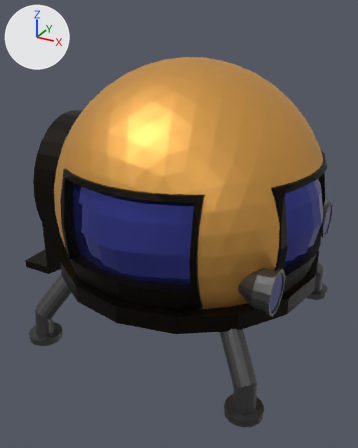
The FBX model Assets/Model/Tauchboot.fbx: old version first, new version second.
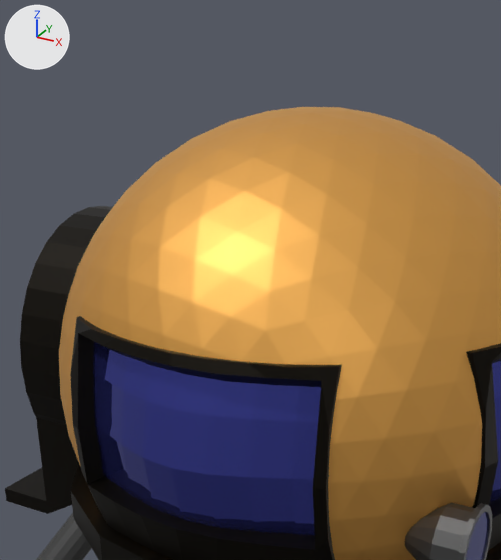
Old and new are each drawn whole from a 50 mm lens placed at (6.51, -12.54, 9.34), pointed at (-0.21, -0.33, 3.24) and again close up on the part from 6% to 81% of the width and 0% to 67% of the height. Every picture has the same lights, and +X, +Y and +Z are marked at upper left. Where no turn or scale is listed for an object, it has been applied to the vertices.

The scene before the commit, as lines of its bpy script (objects in view):
```python
me_cube_008 = bpy.data.meshes.new('Cube.008')
me_cube_008.from_pydata(...)  # 48 vertices, 46 faces; spans x -1.0..1.0, y -1.8..1.8, z -0.25..1.71
me_cube_008.materials.append(mat_material_002)  # black #151109
me_cylinder_004 = bpy.data.meshes.new('Cylinder.004')
me_cylinder_004.from_pydata(...)  # 80 vertices, 66 faces; spans x -0.5..1.14, y -0.5..1.27, z -0.1..2.48
me_cylinder_004.materials.append(mat_material_003)  # dark grey #5f5f5f
me_cylinder_007 = bpy.data.meshes.new('Cylinder.007')
me_cylinder_007.from_pydata(...)  # 112 vertices, 98 faces; spans x -0.689..0.201, y -0.581..0.581, z -0.581..0.581
me_cylinder_007.materials.append(mat_material_003)  # dark grey #5f5f5f
ob_fuss3 = bpy.data.objects.new('Fuss3', me_cylinder_004)
ob_fuss3.location = (-3.3, -3.3, 0.0)
ob_licht_rechts = bpy.data.objects.new('Licht-Rechts', me_cylinder_007)
ob_licht_rechts.location = (3.45, -2.5, 3.1)
ob_tritt = bpy.data.objects.new('Tritt', me_cube_008)
ob_tritt.location = (-4.43, 0.0, 1.32)
# also in view: 'Licht1' at (3.6, -2.5, 3.1); 'Corpusrahmen' at (0.0, 0.0, 2.18); 'Tuerrahmen' at (-3.55, 0.0, 3.94); 'Fensterrahmen1' at (0.0, -3.27, 4.0); 'Scheibe2' at (3.02, 0.0, 4.0)
```
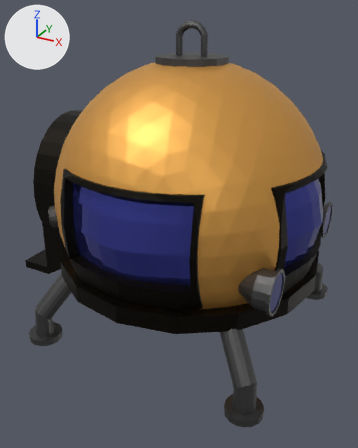
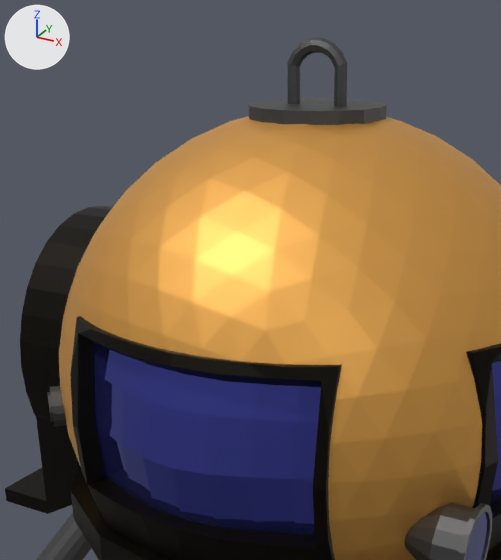
Edits to the scene script, one JSON object a line:
```json
{"op": "add", "block": "me_cylinder", "code": ["me_cylinder = bpy.data.meshes.new('Cylinder')", "me_cylinder.from_pydata(...)  # a 16-sided cylinder along z spanning x -1.0..1.0, y -1.0..1.0, z -0.1..0.1", "me_cylinder.materials.append(mat_material_003)  # dark grey #5f5f5f"]}
{"op": "add", "block": "me_torus_001", "code": ["me_torus_001 = bpy.data.meshes.new('Torus.001')", "me_torus_001.from_pydata(...)  # 144 vertices, 144 faces; spans x -0.47..0.47, y -0.1..0.1, z -0.701..0.674", "me_torus_001.materials.append(mat_material_003)  # dark grey #5f5f5f"]}
{"op": "add", "block": "me_cylinder_006", "code": ["me_cylinder_006 = bpy.data.meshes.new('Cylinder.006')", "me_cylinder_006.from_pydata(...)  # 96 vertices, 82 faces; spans x -0.283..0.283, y -0.283..0.283, z -0.3..0.3", "me_cylinder_006.materials.append(mat_material_003)  # dark grey #5f5f5f"]}
{"op": "add", "block": "ob_cylinder", "code": ["ob_cylinder = bpy.data.objects.new('Cylinder', me_cylinder)", "ob_cylinder.location = (0.0, 0.0, 8.01)"]}
{"op": "add", "block": "ob_torus", "code": ["ob_torus = bpy.data.objects.new('Torus', me_torus_001)", "ob_torus.location = (0.0, 0.0, 8.32)"]}
{"op": "add", "block": "ob_cylinder_001", "code": ["ob_cylinder_001 = bpy.data.objects.new('Cylinder.001', me_cylinder_006)", "ob_cylinder_001.location = (-2.84, -2.87, 3.89)"]}
```

Boxes [x1, y1, x2, y2] around the edits, measured in the close-ups (501 x 560 px):
```json
{"object": "Cylinder", "change": "added", "after": [248, 98, 387, 125]}
{"object": "Torus", "change": "added", "after": [288, 38, 348, 106]}
{"object": "Cylinder.001", "change": "added", "after": [47, 386, 67, 426]}
```
